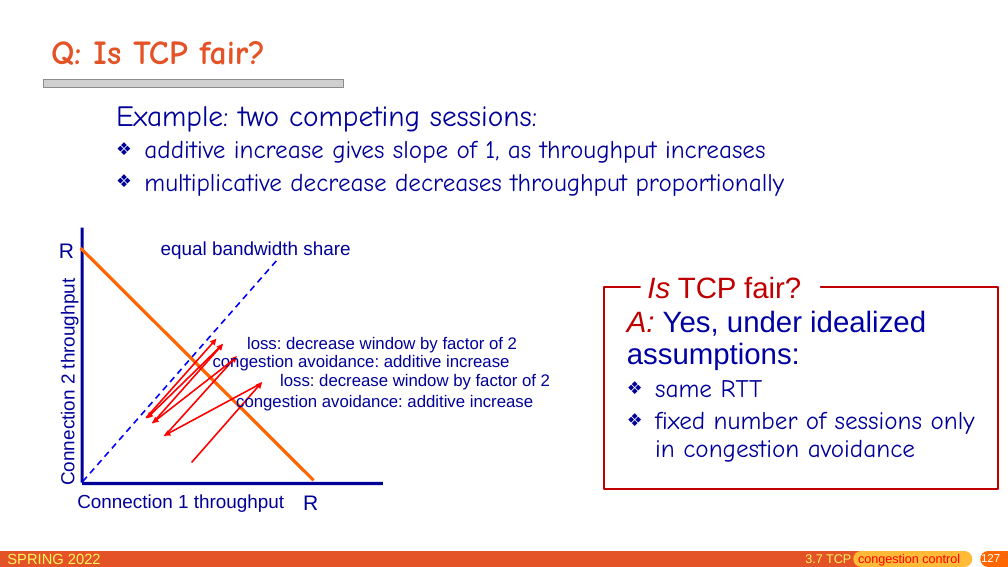
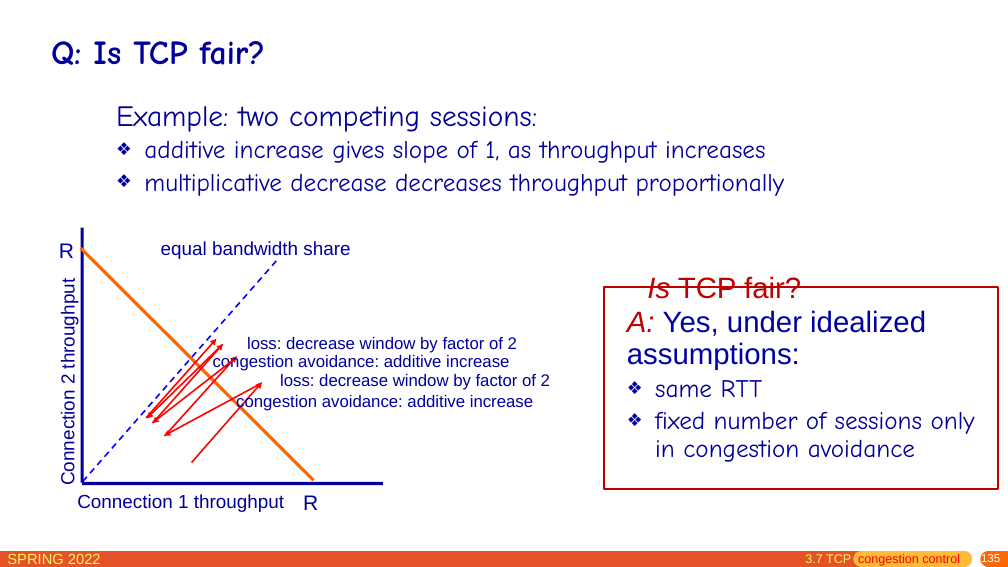
Before and after one commit to network-whu/slides, a slide deck: slide 135 of pptx/chapter3.pptx (slide 127 before the commit). Drawn at 1008x567 pixels with LibreOffice and Linux fonts; fonts in the diff are those of the drawing; grey boxes stand for pictures. Boxes give left, top, right and bottom in pixels: in the first picture for what was removed or moved away, otherwise in the second. Text is boxed around its words. In the diff, an @@ line names an element or a change of style, - is before the commit and + after.

```diff
--- a/pptx/chapter3.pptx
+++ b/pptx/chapter3.pptx
@@ title "Q: Is TCP fair?" at bbox=[51, 41, 266, 65]: text colour #E45327 to #000099 @@
@@ picture removed at bbox=[44, 79, 343, 88] @@
@@ rectangle removed at bbox=[640, 275, 820, 296] @@
@@ page number at bbox=[981, 553, 1000, 565]: text changed @@
-127
+135
```
Also in this commit, not shown: 60 other slides changed, 9 slides added, 1 slide removed.
